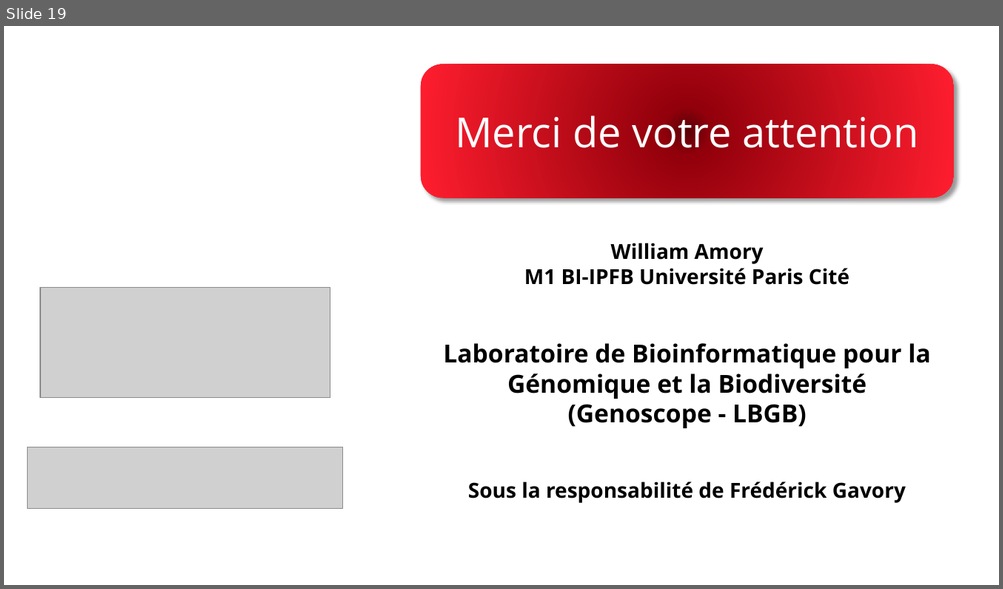
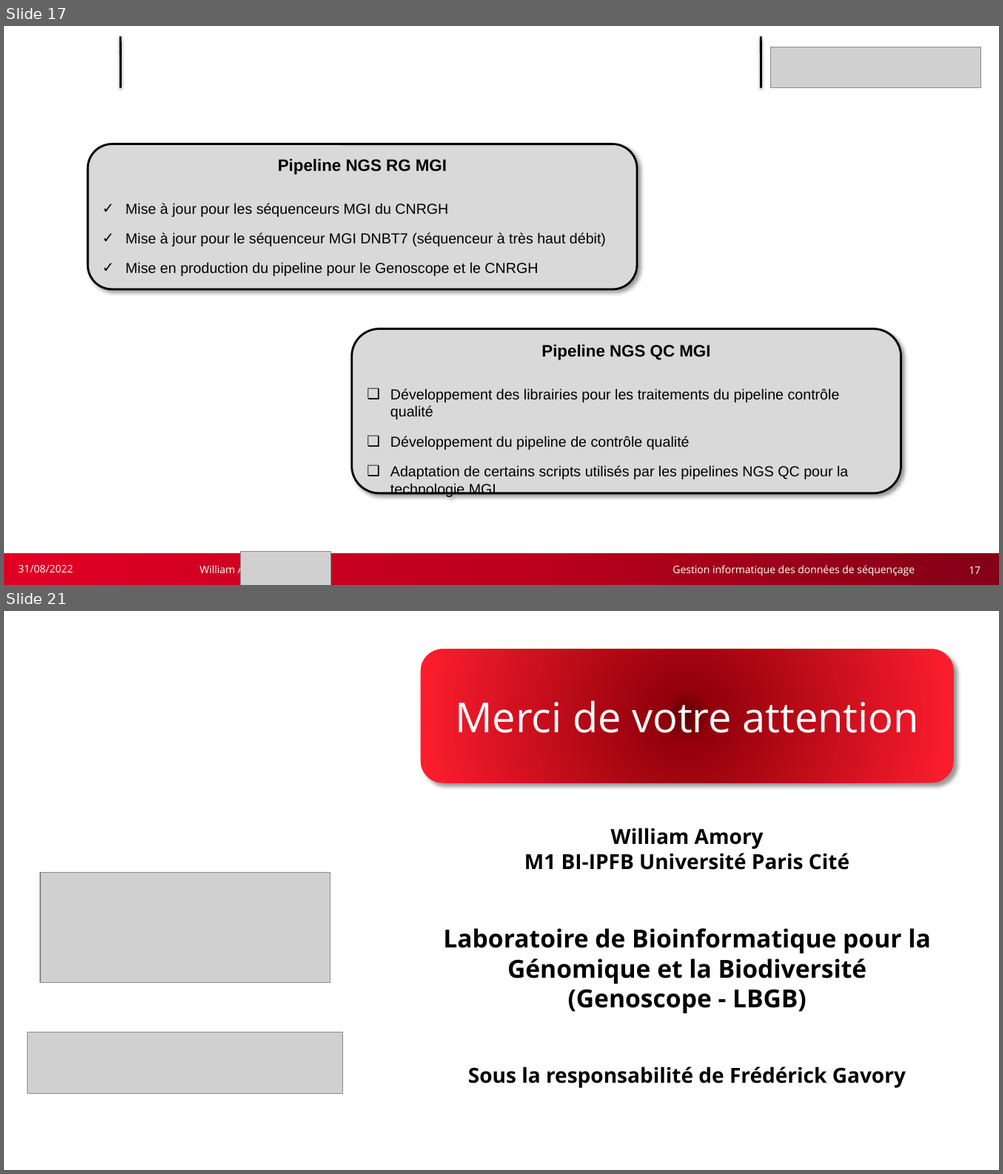
Before and after one commit to w2994a/cahier_labo_cns, a slide deck: M1_IPFB/soutenance/soutenance_3/slides_soutenance_final_1er_annee.pptx. Shown one above the other, each under a label of ours: slide 19 before the commit, slides 17 and 21 after it; the slides between them are not shown. The pictures are 1003x589 and 1003x1174 pixels, drawn with LibreOffice and Linux fonts; fonts in the diff are those of the drawing; grey boxes stand for pictures; background and template pictures are left out. Boxes give left, top, right and bottom in pixels: in the first picture for what was removed or moved away, otherwise in the second. Text is boxed around its words. In the diff, an @@ line names an element or a change of style, - is before the commit and + after.

```diff
--- a/M1_IPFB/soutenance/soutenance_3/slides_soutenance_final_1er_annee.pptx
+++ b/M1_IPFB/soutenance/soutenance_3/slides_soutenance_final_1er_annee.pptx
@@ slide 17 added at <box>4,26,999,585</box>, background #FFFFFF @@
@@ line added from (120, 36) to (120, 88), #000000 2 pt @@
@@ line added from (760, 36) to (761, 88), #000000 2 pt @@
@@ picture added at <box>770,47,981,88</box> @@
@@ rounded rectangle added at <box>88,144,637,289</box>, fill #D9D9D9, outline #000000 2 pt, 14 pt, text #000000 @@
+Pipeline NGS RG MGI
+✓ Mise à jour pour les séquenceurs MGI du CNRGH
+✓ Mise à jour pour le séquenceur MGI DNBT7 (séquenceur à très haut débit)
+✓ Mise en production du pipeline pour le Genoscope et le CNRGH
@@ triangle added at <box>293,234,344,354</box>, fill #FFFFFF @@
@@ text added at <box>160,265,176,273</box>, 23 pt, text #FFFFFF, bold @@
+Développements terminés ou en cours
@@ rounded rectangle added at <box>352,329,901,494</box>, fill #D9D9D9, outline #000000 2 pt, 14 pt, text #000000 @@
+Pipeline NGS QC MGI
+❑ Développement des librairies pour les traitements du pipeline contrôle qualité
+❑ Développement du pipeline de contrôle qualité
+❑ Adaptation de certains scripts utilisés par les pipelines NGS QC pour la technologie MGI
@@ triangle added at <box>293,358,343,474</box>, fill #FFFFFF @@
@@ rectangle added at <box>4,554,999,585</box>, fill gradient #850016 to #BE001F to #E10025 @@
@@ picture added at <box>241,552,331,585</box> @@
@@ text added at <box>18,565,73,573</box>, 10 pt, text #FFFFFF @@
+31/08/2022
@@ text added at <box>199,564,914,577</box>, 10 pt, text #FFFFFF @@
+William Amory M1 BI-IPFB Gestion informatique des données de séquençage
@@ page number added at <box>968,567,980,574</box>, 10 pt, text #FFFFFF @@
+17
@@ what was slide 19 is now slide 21 @@
```
Also in this commit, not shown: 22 slides changed.
